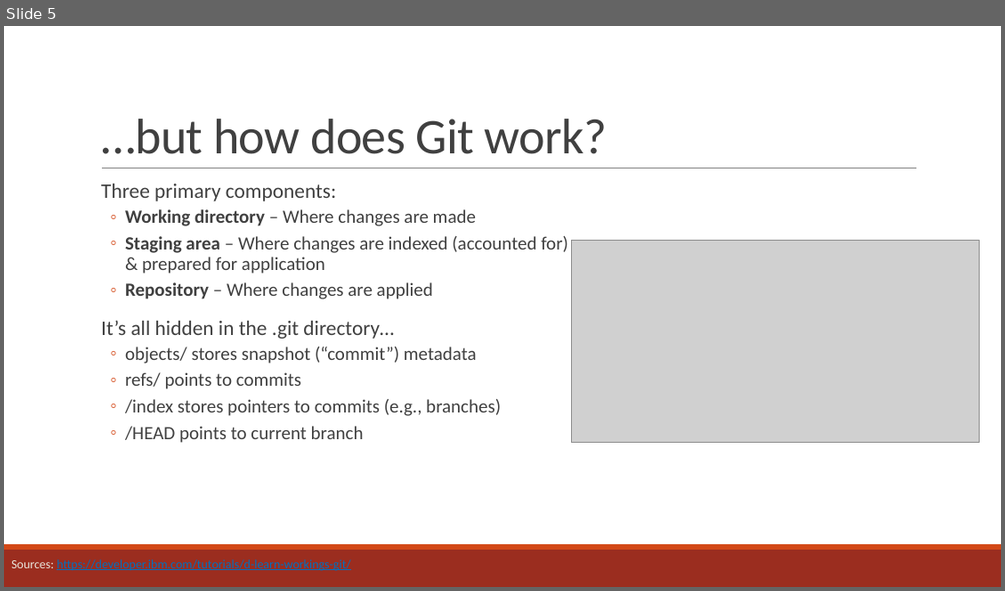
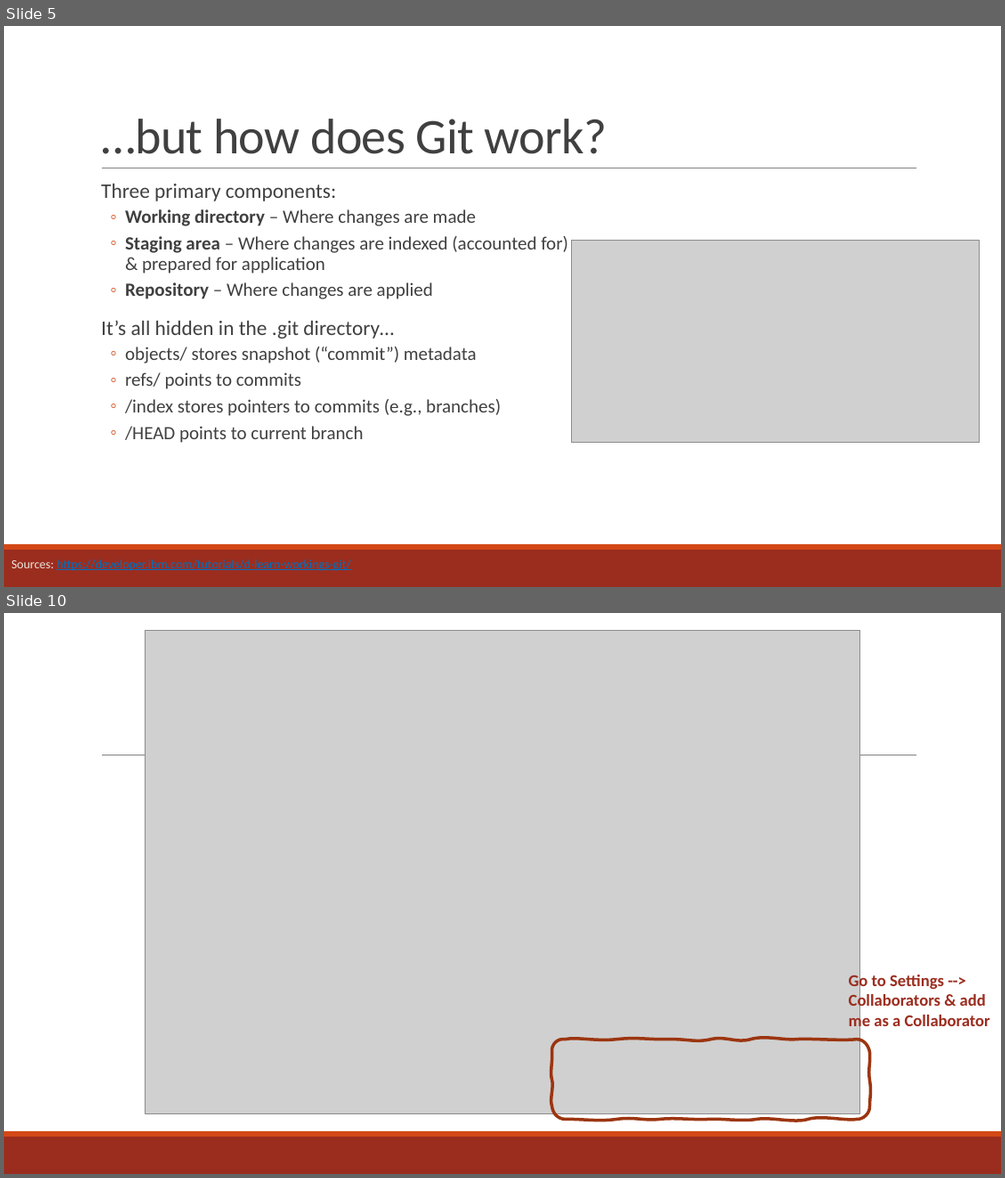
Before and after one commit to curtispmartin/Education, a slide deck: Working/2_VersionControl/2_VersionControl.pptx. Shown one above the other, each under a label of ours: slide 5 before the commit, slides 5 and 10 after it; the slides between them are not shown. The pictures are 1005x591 and 1005x1178 pixels, drawn with LibreOffice and Linux fonts; fonts in the diff are those of the drawing; grey boxes stand for pictures. Boxes give left, top, right and bottom in pixels: in the first picture for what was removed or moved away, otherwise in the second. Text is boxed around its words. In the diff, an @@ line names an element or a change of style, - is before the commit and + after.

```diff
--- a/Working/2_VersionControl/2_VersionControl.pptx
+++ b/Working/2_VersionControl/2_VersionControl.pptx
@@ slide 10 added at bbox=[4, 613, 1001, 1174], background #FFFFFF; not listed: 3 template elements that a slide beside it also shows @@
@@ picture added at bbox=[145, 630, 860, 1114] @@
@@ text added at bbox=[849, 973, 990, 1030], 16 pt, text #9B2D1F, bold @@
+Go to Settings --> Collaborators & add me as a Collaborator
@@ freeform shape added at bbox=[552, 1039, 870, 1119], outline #9C3511 3 pt @@
```
Also in this commit, not shown: 3 slides changed, 6 other slides added, 1 slide removed, 1 other file.
